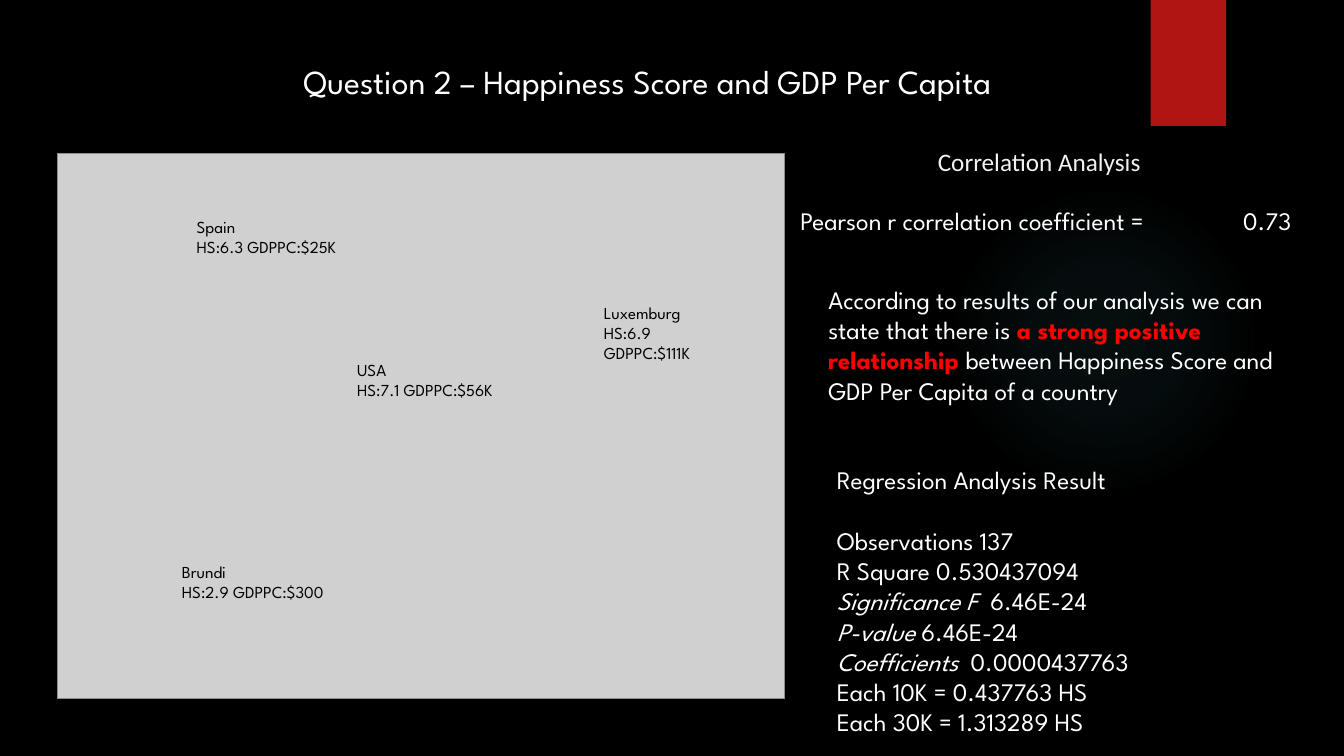
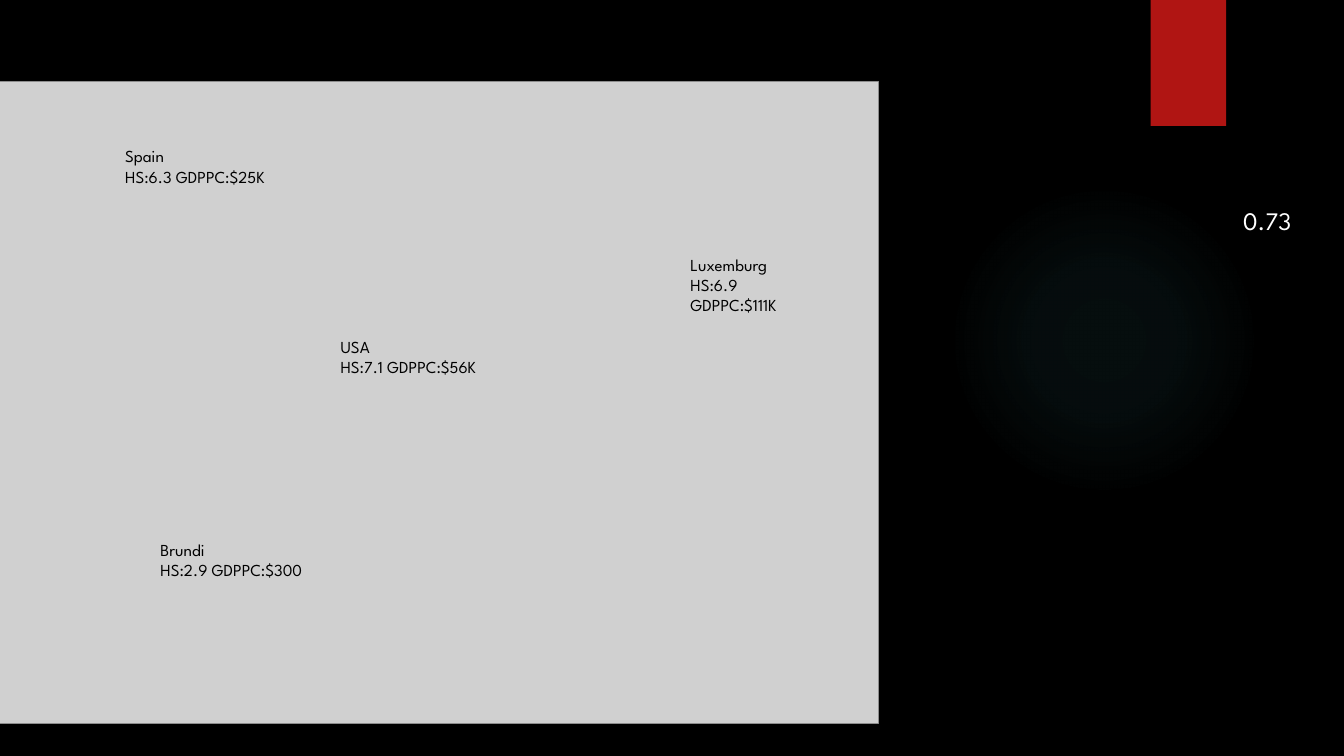
Before and after one commit to sinancengiz/World_Happiness, a slide deck: slide 2 of Project_1_Team_7_Presentation.pptx (slide 7 before the commit). Drawn at 1344x756 pixels with LibreOffice and Linux fonts; fonts in the diff are those of the drawing; grey boxes stand for pictures; background and template pictures are left out. Boxes give left, top, right and bottom in pixels: in the first picture for what was removed or moved away, otherwise in the second. Text is boxed around its words. In the diff, an @@ line names an element or a change of style, - is before the commit and + after.

```diff
--- a/Project_1_Team_7_Presentation.pptx
+++ b/Project_1_Team_7_Presentation.pptx
@@ picture: place and size @@
-picture at <box>57,153,784,699</box>
+picture at <box>0,82,878,724</box>
@@ text removed at <box>303,71,991,101</box> @@
-Question 2 – Happiness Score and GDP Per Capita
@@ text "Spain": place and size @@
-text "Spain" at <box>197,221,336,255</box>
+text "Spain" at <box>125,150,265,185</box>
@@ text removed at <box>938,153,1140,175</box> @@
-Correlation Analysis
@@ text removed at <box>800,212,1125,231</box> @@
-Pearson r correlation coefficient =
@@ text "Luxemburg": place and size @@
-text "Luxemburg" at <box>604,307,690,361</box>
+text "Luxemburg" at <box>690,259,776,313</box>
@@ text removed at <box>828,291,1272,406</box> @@
-According to results of our analysis we can state that there is a strong positive relationship between Happiness Score and GDP Per Capita of a country
@@ text "USA": place and size @@
-text "USA" at <box>357,364,493,398</box>
+text "USA" at <box>341,341,476,375</box>
@@ text removed at <box>837,471,1129,732</box> @@
-Regression Analysis Result
-Observations 137
-R Square 0.530437094
-Significance F 6.46E-24
-P-value 6.46E-24
-Coefficients 0.0000437763
-Each 10K = 0.437763 HS
-Each 30K = 1.313289 HS
@@ text "Brundi": place and size @@
-text "Brundi" at <box>182,566,324,600</box>
+text "Brundi" at <box>160,544,303,578</box>
```
Also in this commit, not shown: 1 other slide changed, 5 slides removed, 10 other files.
